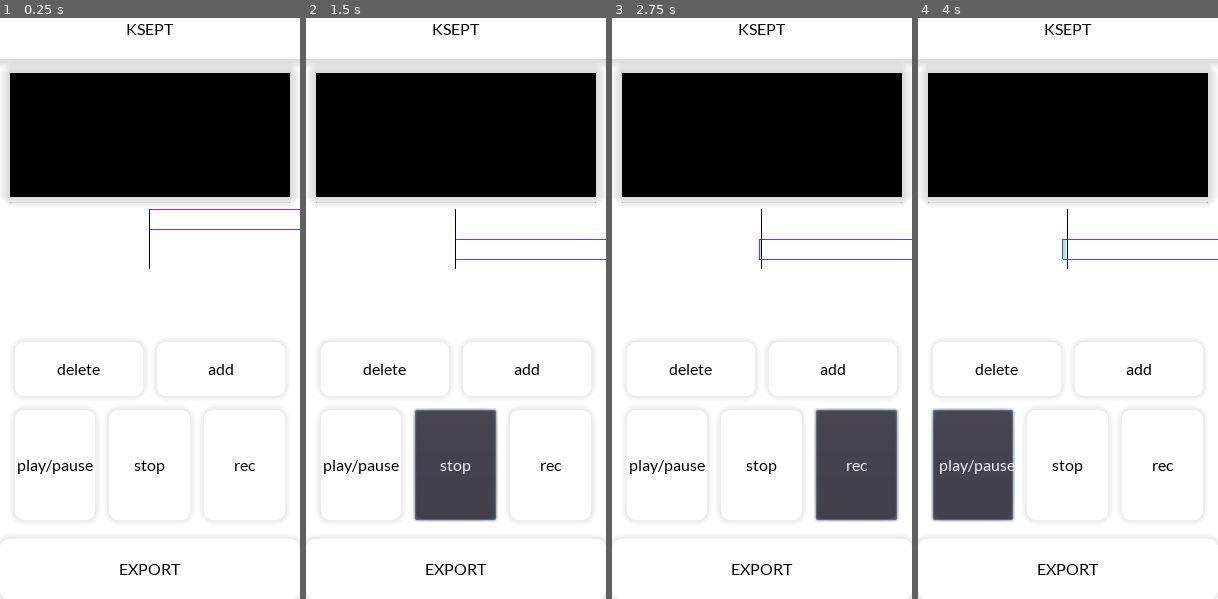
Above: before the commit, frames 1-4 (left to right).
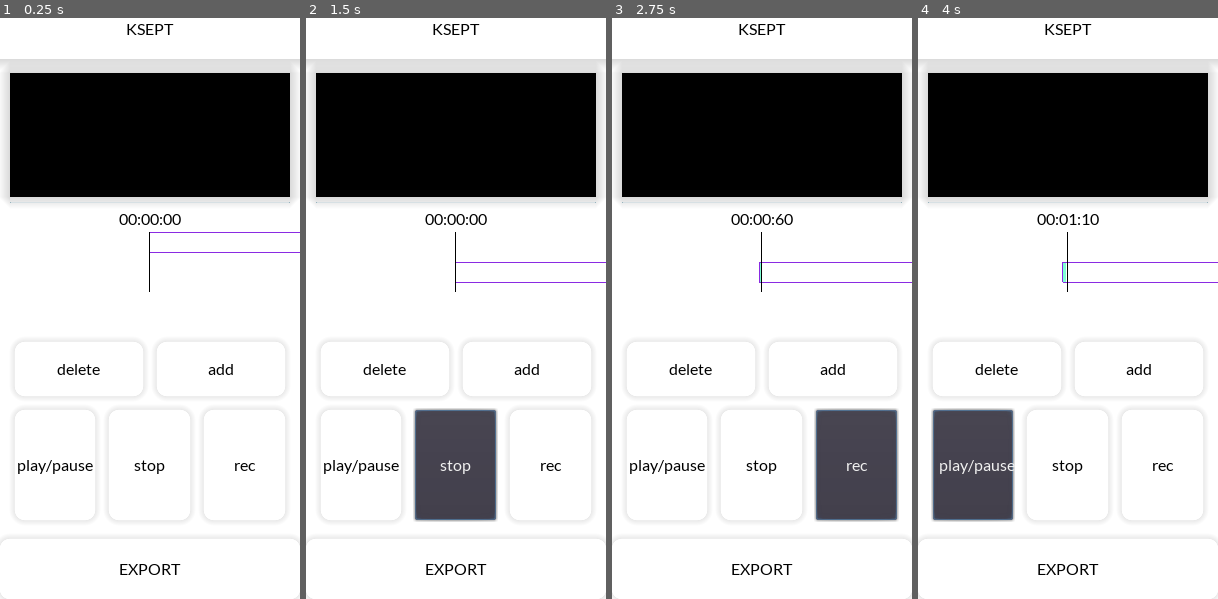
Above: after the commit, the same moments.

Repository: kahagino/ksept_recorder
Game: Godot game, scene res://scenes/main.tscn
Two runs of this game, one before a commit and one after it. Both use one fixed random seed, a clock stepped at 60 frames per second and the inputs below.
Inputs:
- Up to frame 1 (0.25 s): no input
- Up to frame 2 (1.5 s): click "add" at 0.5 s; click "stop" at 1.25 s
- Up to frame 3 (2.75 s): click "rec" at 2 s
- Up to frame 4 (4 s): click "EXPORT" at 2.75 s; click "play/pause" at 3.5 s

The runs differ from the first frame. In frame 1, 0.6% of the frame differs, in the area x 39-100%, y 32-48%; in frame 2, 0.6%; in frame 3, 0.6%; in frame 4, 0.7%.

Commit message:
🚧 added cursor clock text

Diff:
--- a/scenes/main.tscn
+++ b/scenes/main.tscn
@@ -100,6 +100,14 @@
 size_flags_vertical = 3
 script = ExtResource( 5 )
 
+[node name="Label" type="Label" parent="VBoxContainer/Editor/VBoxContainer/TracksEditor/VBoxContainer/TracksUI"]
+margin_left = 109.0
+margin_right = 171.0
+margin_bottom = 20.0
+size_flags_horizontal = 4
+size_flags_vertical = 0
+text = "00:00:00"
+
 [node name="EditorMenu" type="MarginContainer" parent="VBoxContainer/Editor/VBoxContainer"]
 margin_top = 264.0
 margin_right = 280.0
--- a/src/audio_manager.gd
+++ b/src/audio_manager.gd
@@ -29,6 +29,8 @@
 		emit_signal("cursor_updated")
 	elif event.is_action_pressed("ui_right"):
 		cursor -= 1.0
+		if cursor < 0.0:
+			reset_cursor()
 		emit_signal("cursor_updated")
 	elif event.is_action_pressed("ui_up"):
 		track_manager.focus_next()
--- a/src/tracks_ui.gd
+++ b/src/tracks_ui.gd
@@ -1,7 +1,7 @@
 extends MarginContainer
 
 var view_pos:Vector2 = Vector2.ZERO
-var view_offset:Vector2 = Vector2(30.0, 0)
+var view_offset:Vector2 = Vector2(30.0, 5)
 var view_scale:float = 60.0 # the duration that the view represents in seconds
 
 const tracks_thickness:float = 20.0
@@ -31,7 +31,15 @@
 	update()
 
 func _on_cursor_updated()->void:
-	_adapt_view_to_cursor(Global.get_cursor_pos())
+	var cursor_pos:float = Global.get_cursor_pos()
+	_adapt_view_to_cursor(cursor_pos)
+	var mins:int = int(cursor_pos / 60.0)
+	var secs:int = int(int(cursor_pos) % 60)
+	var millis:int = int((cursor_pos - int(cursor_pos)) * 10)
+	var mins_str = "%02d" % mins
+	var secs_str = "%02d" % secs
+	var millis_str = "%0-2d" % millis
+	$Label.text = mins_str + ":" + secs_str + ":" + millis_str
 	update()
 
 func get_time_to_pos_scale()->float:
